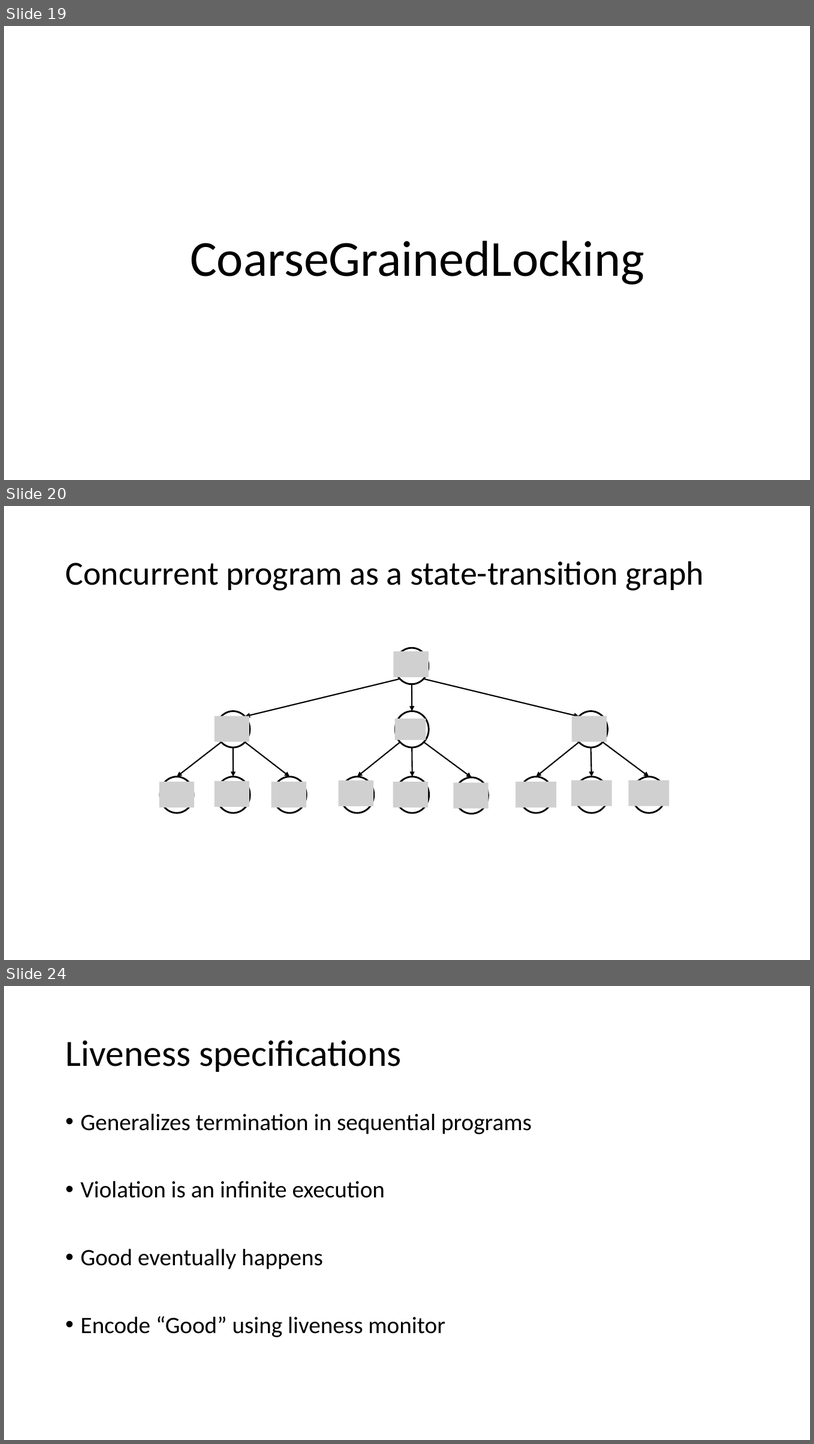
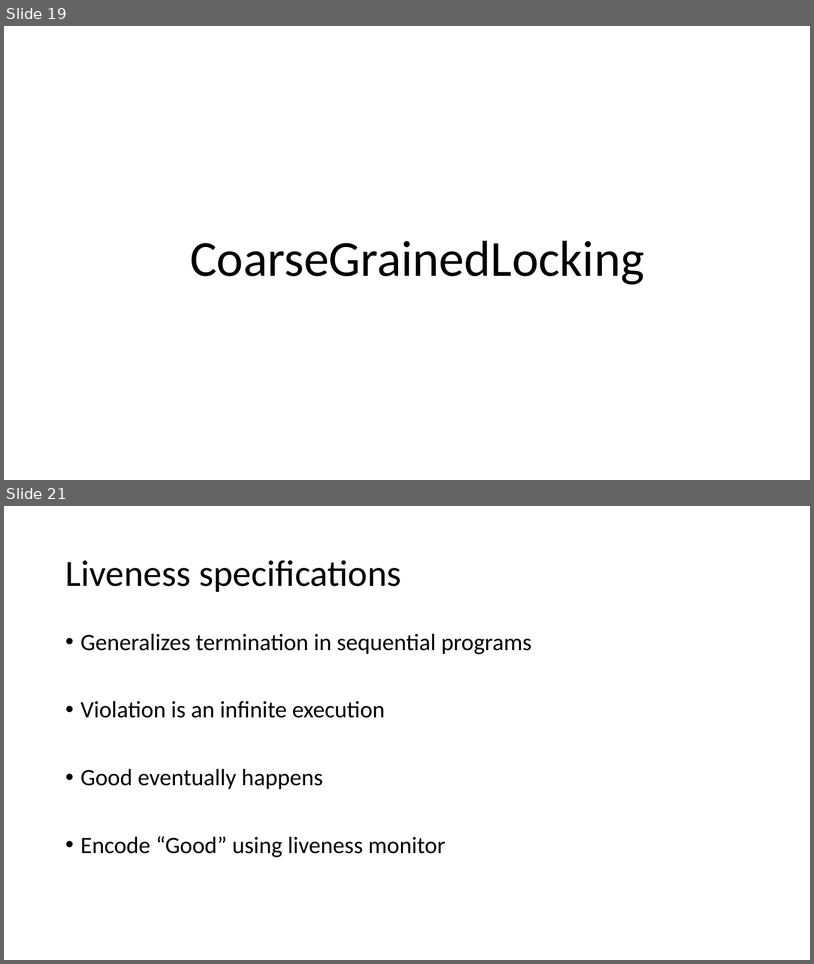
Before and after one commit to p-org/P, a slide deck: RVTutorial/P-tutorial-Part-1.pptx. Shown one above the other, each under a label of ours: slides 19, 20 and 24 before the commit, slides 19 and 21 after it; the slides between them are not shown. The pictures are 814x1444 and 814x964 pixels, drawn with LibreOffice and Linux fonts; fonts in the diff are those of the drawing; grey boxes stand for pictures. Boxes give left, top, right and bottom in pixels: in the first picture for what was removed or moved away, otherwise in the second. Text is boxed around its words. In the diff, an @@ line names an element or a change of style, - is before the commit and + after.

```diff
--- a/RVTutorial/P-tutorial-Part-1.pptx
+++ b/RVTutorial/P-tutorial-Part-1.pptx
@@ slide 20 removed at bbox=[4, 506, 810, 960], background #FFFFFF @@
@@ title removed at bbox=[65, 561, 704, 591] @@
-Concurrent program as a state-transition graph
@@ group removed at bbox=[159, 648, 669, 813]: 13 ellipses, 13 pictures, 12 arrows @@
@@ what was slide 24 is now slide 21 @@
```
Also in this commit, not shown: 3 slides changed, 5 slides added, 3 other slides removed.
